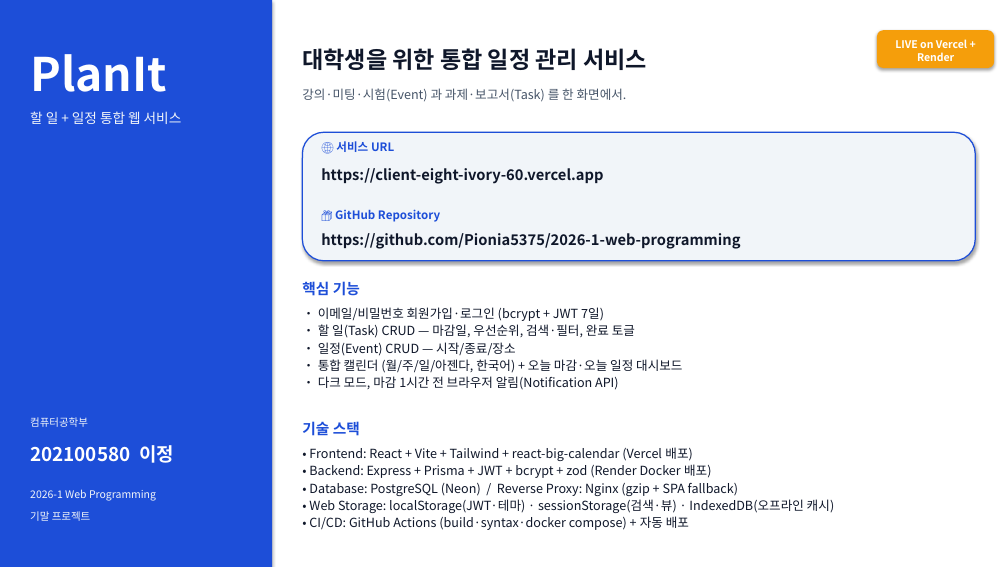
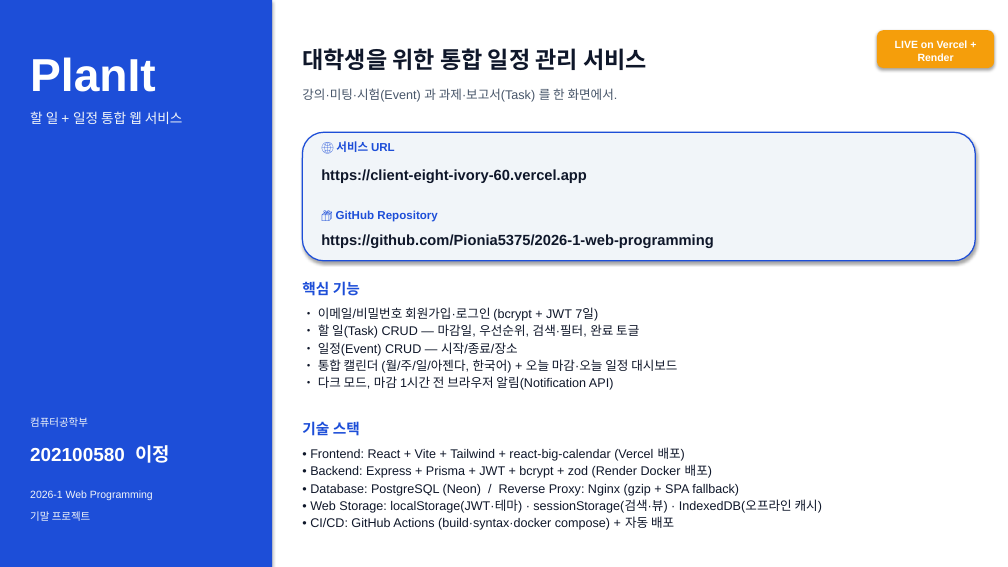
Before and after one commit to Pionia5375/2026-1-web-programming, a slide deck: slide 1 of docs/submission.pptx. Drawn at 1008x567 pixels with LibreOffice and Linux fonts; fonts in the diff are those of the drawing. Boxes give left, top, right and bottom in pixels: in the first picture for what was removed or moved away, otherwise in the second. Text is boxed around its words. In the diff, an @@ line names an element or a change of style, - is before the commit and + after.

Commit message:
chore(docs): PPT 폰트 분리(라틴/한글) + CI/CD 슬라이드 박스 정리 + 대본 호흡 다듬기 (#6)
- 라틴=Arial / 동아시아=맑은 고딕 으로 명시 → Windows·macOS 일관 표시
- CI/CD 슬라이드: 박스에 부제(ci.yml / GitHub 연동 / autoDeploy) 추가, 화살표 시작 위치 조정으로 텍스트 겹침 해소
- script.md: 한 줄 한 호흡 단위로 줄바꿈 재배치, 발화 자연스럽게

```diff
--- a/docs/submission.pptx
+++ b/docs/submission.pptx
@@ font Noto Sans CJK KR to Arial in 14 elements at bbox=[30, 57, 156, 92], bbox=[30, 111, 183, 124], bbox=[30, 445, 170, 463], bbox=[30, 490, 153, 500], bbox=[302, 48, 647, 70], bbox=[302, 88, 618, 102], bbox=[321, 169, 587, 183], bbox=[336, 210, 437, 222], bbox=[321, 234, 713, 248], bbox=[302, 281, 360, 296], bbox=[318, 307, 677, 390], bbox=[302, 421, 360, 436], bbox=[310, 447, 822, 530], bbox=[895, 40, 968, 61] @@
```
Also in this commit, not shown: 4 other files.
